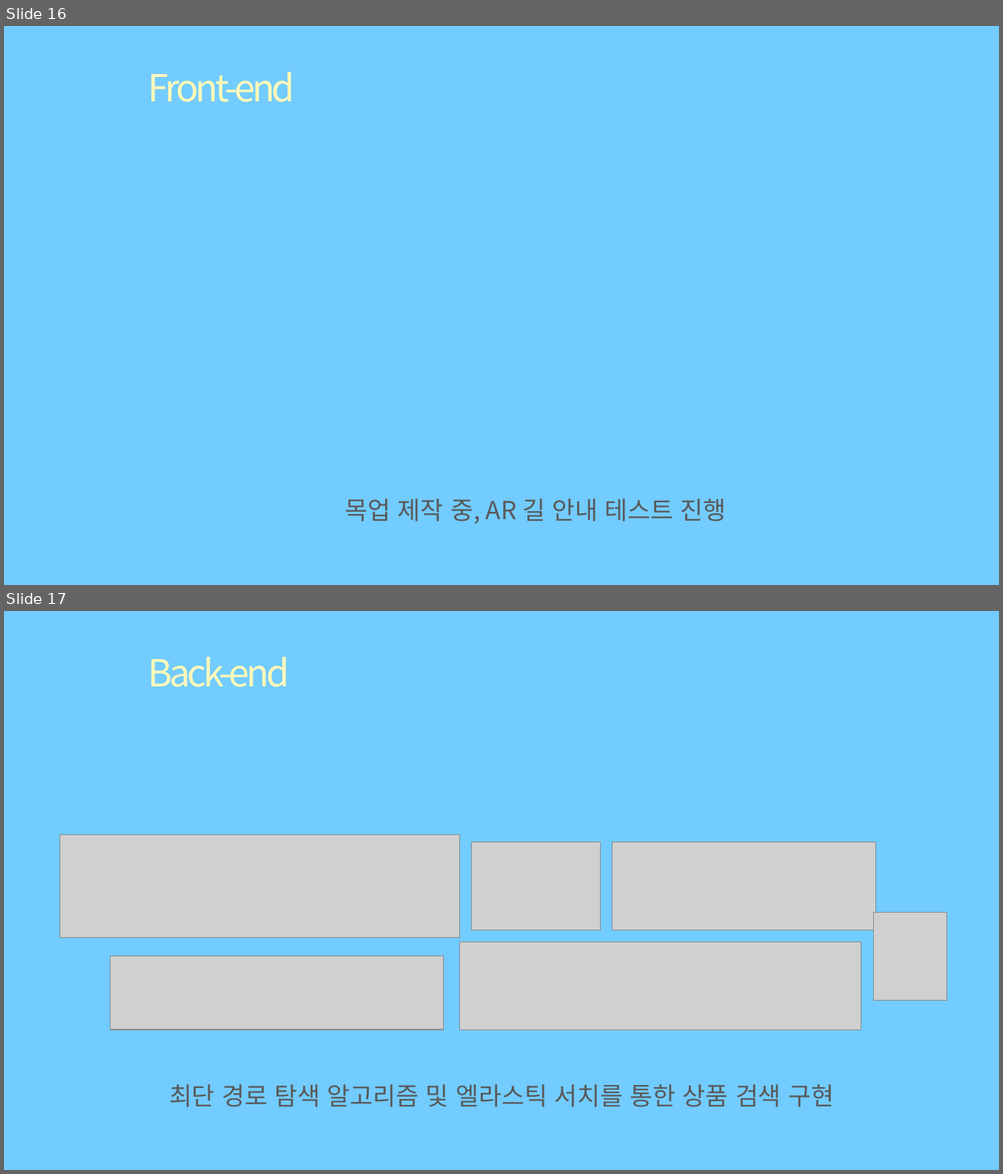
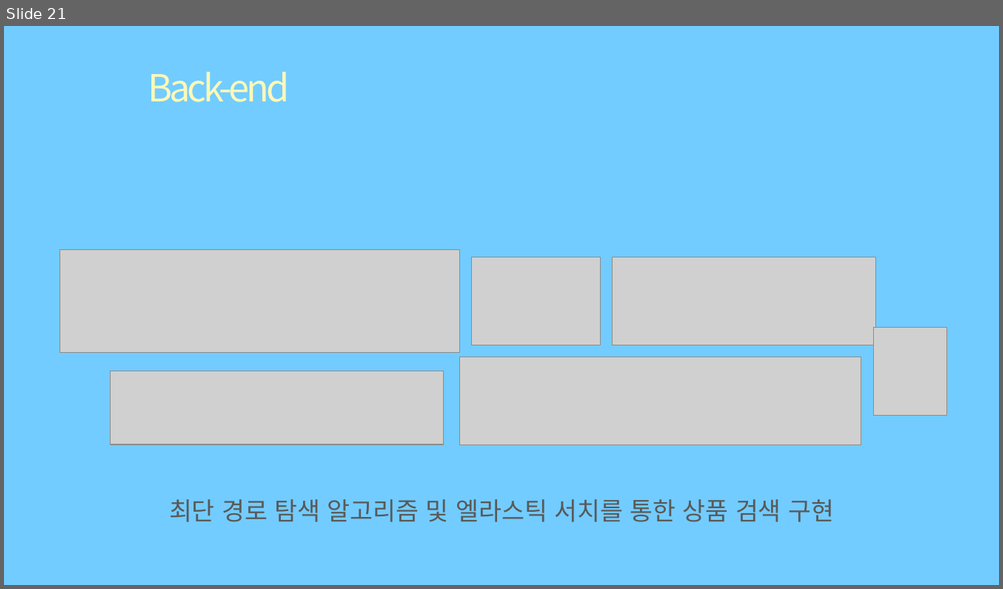
Before and after one commit to eunbicho/mmARt, a slide deck: A405최종발표.pptx. Shown one above the other, each under a label of ours: slides 16 and 17 before the commit, slide 21 after it. The pictures are 1003x1174 and 1003x589 pixels, drawn with LibreOffice and Linux fonts; fonts in the diff are those of the drawing; grey boxes stand for pictures; background and template pictures are left out. Boxes give left, top, right and bottom in pixels: in the first picture for what was removed or moved away, otherwise in the second. Text is boxed around its words. In the diff, an @@ line names an element or a change of style, - is before the commit and + after.

```diff
--- a/A405최종발표.pptx
+++ b/A405최종발표.pptx
@@ slide 16 removed at <box>4,26,999,585</box>, background #72CCFF @@
@@ title removed at <box>148,72,295,102</box> @@
-Front-end
@@ text removed at <box>345,499,726,524</box> @@
-목업 제작 중, AR 길 안내 테스트 진행
@@ what was slide 17 is now slide 21 @@
```
Also in this commit, not shown: 6 slides changed, 5 slides added, 2 other slides removed.
